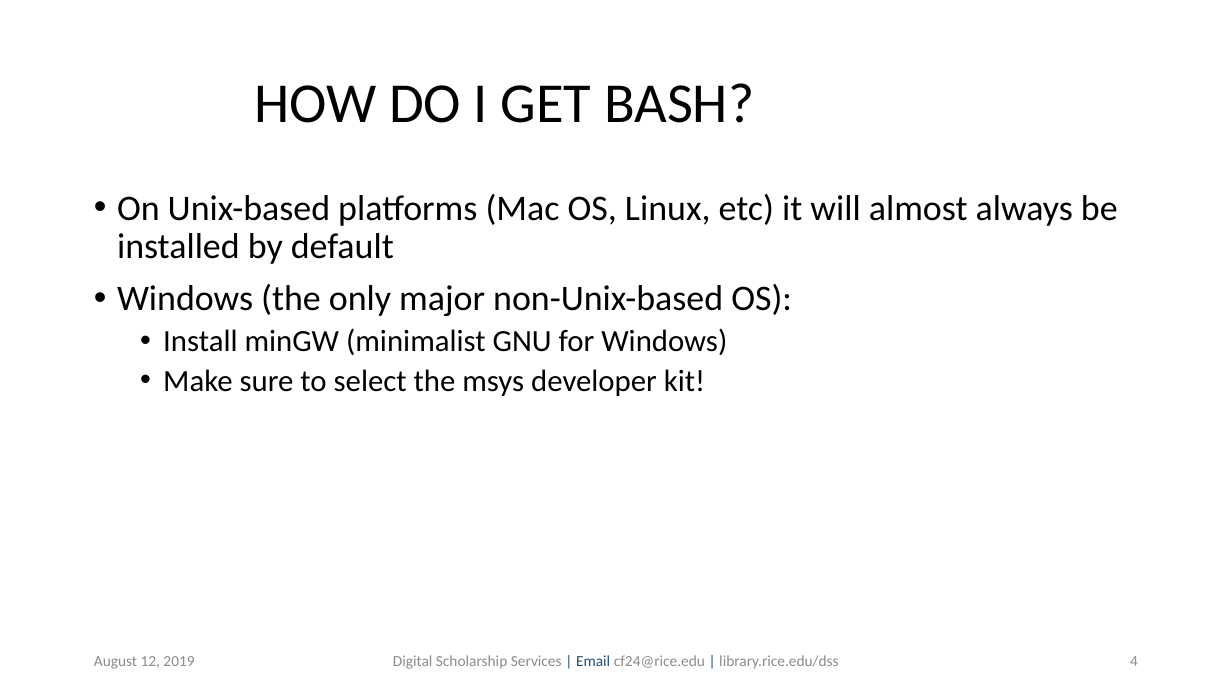
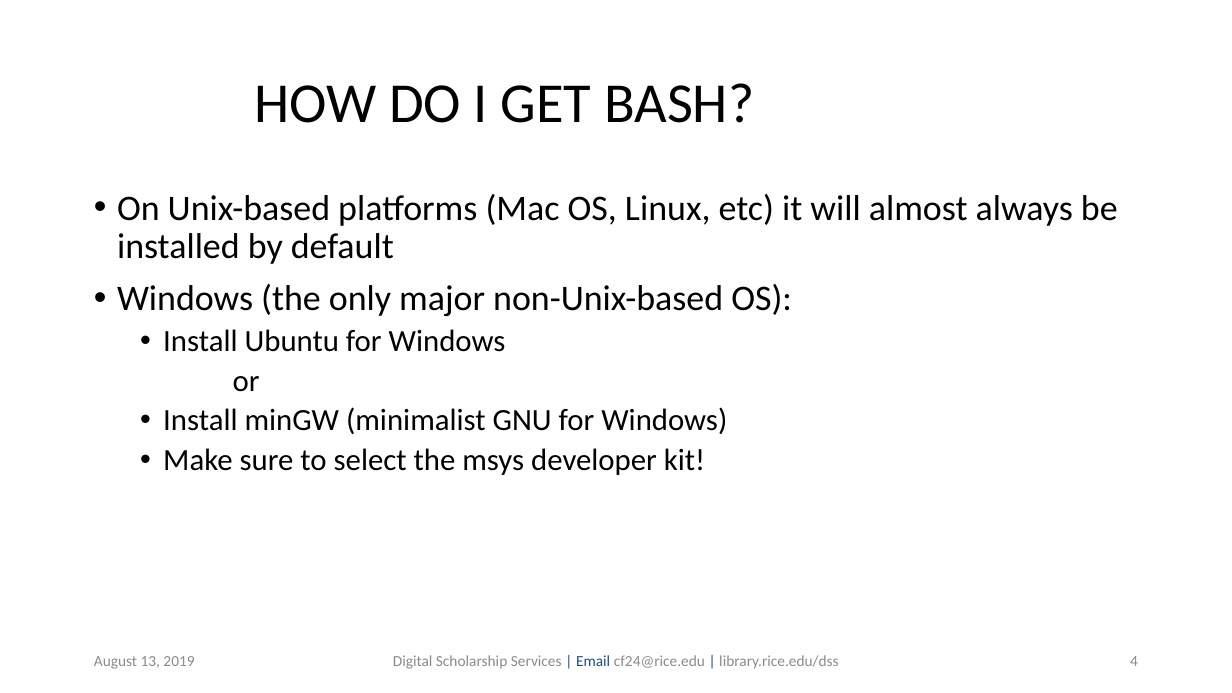
Before and after one commit to bakitybacon/rice-data-and-donuts, a slide deck: slide 4 of bash/Introduction to Bash.pptx. Drawn at 1232x693 pixels with LibreOffice and Linux fonts; fonts in the diff are those of the drawing; background and template pictures are left out. Boxes give left, top, right and bottom in pixels: in the first picture for what was removed or moved away, otherwise in the second. Text is boxed around its words. In the diff, an @@ line names an element or a change of style, - is before the commit and + after.

```diff
--- a/bash/Introduction to Bash.pptx
+++ b/bash/Introduction to Bash.pptx
@@ text at (163, 329, 506, 392): paragraphs added @@
+  • Install Ubuntu for Windows
+  or
@@ text at (94, 656, 194, 669): text changed @@
-August 12, 2019
+August 13, 2019
```
Also in this commit, not shown: 13 other slides changed, 15 slides added.
